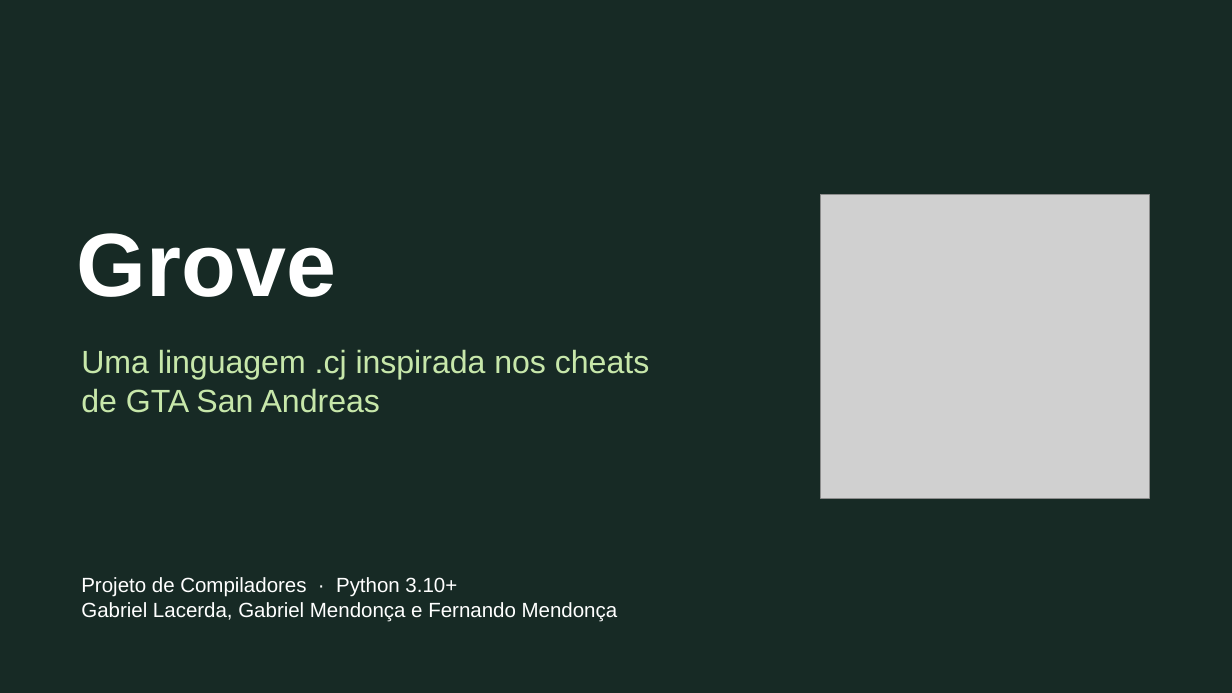
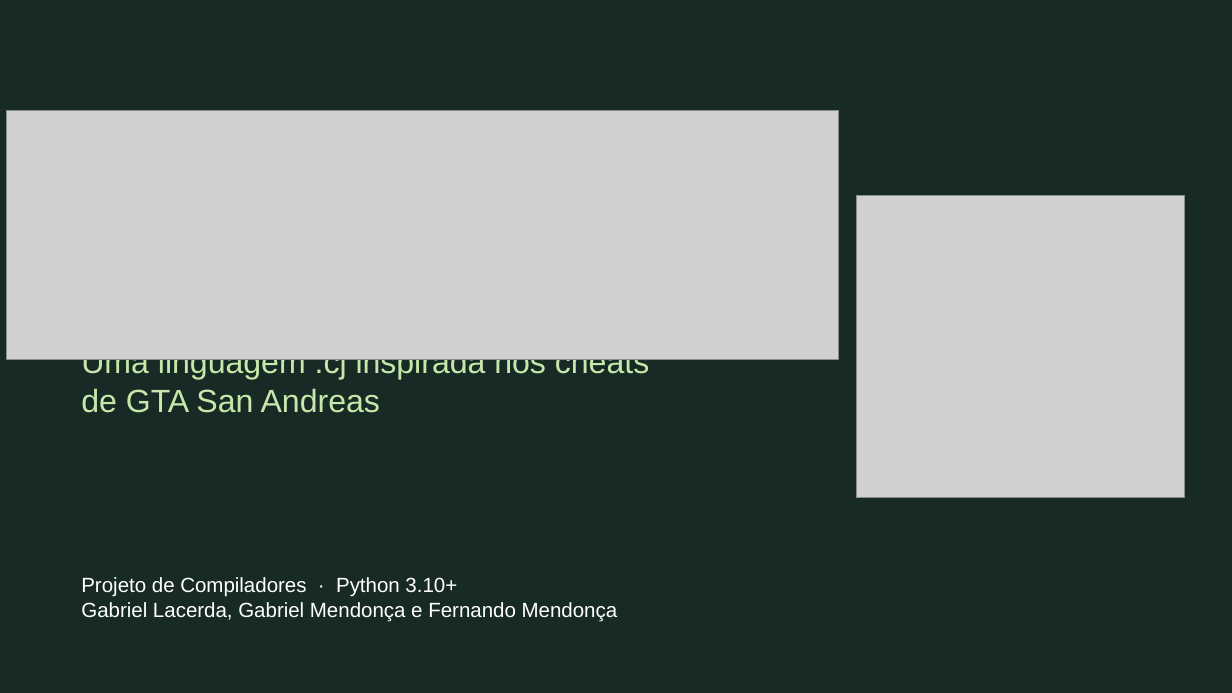
Before and after one commit to fernandomcrsilva/grove-language, a slide deck: slide 1 of docs/grove-compiladores.pptx. Drawn at 1232x693 pixels with LibreOffice and Linux fonts; fonts in the diff are those of the drawing; grey boxes stand for pictures. Boxes give left, top, right and bottom in pixels: in the first picture for what was removed or moved away, otherwise in the second. Text is boxed around its words. In the diff, an @@ line names an element or a change of style, - is before the commit and + after.

Commit message:
final AP1

```diff
--- a/docs/grove-compiladores.pptx
+++ b/docs/grove-compiladores.pptx
@@ picture added at box(6, 110, 838, 360) @@
@@ picture: place and size @@
-picture at box(821, 195, 1151, 498)
+picture at box(857, 195, 1186, 497)
@@ text removed at box(77, 233, 336, 297) @@
-Grove
```
Also in this commit, not shown: 6 slides added, 13 slides removed.
